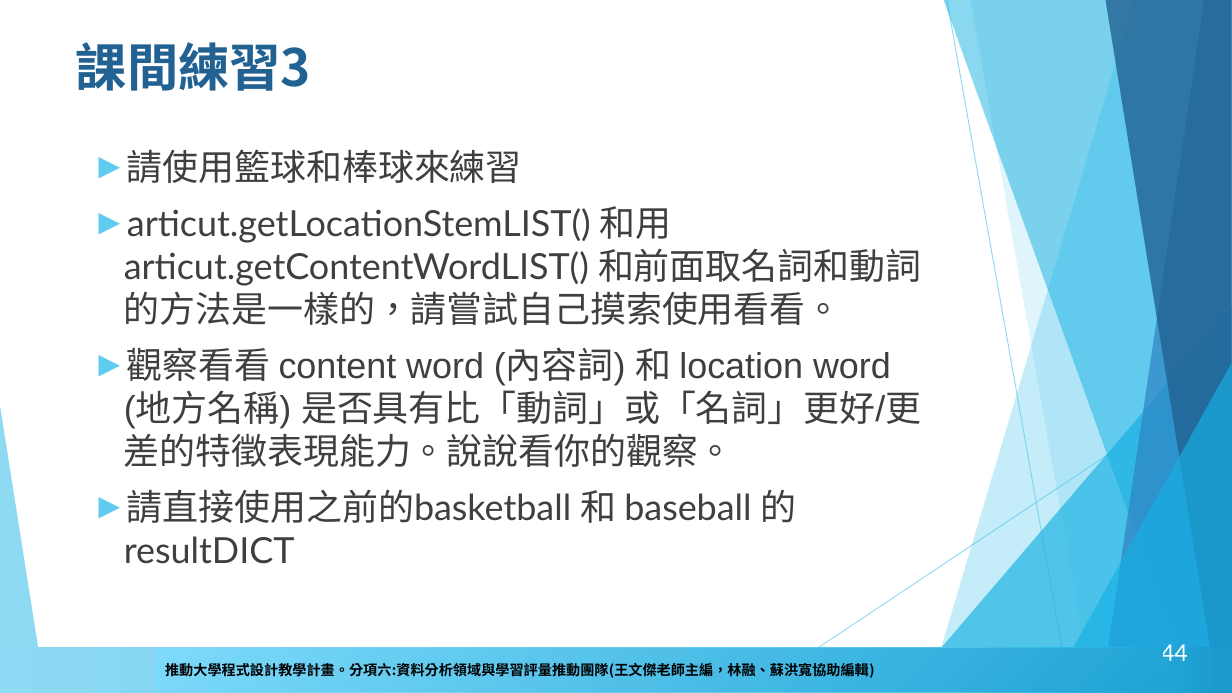
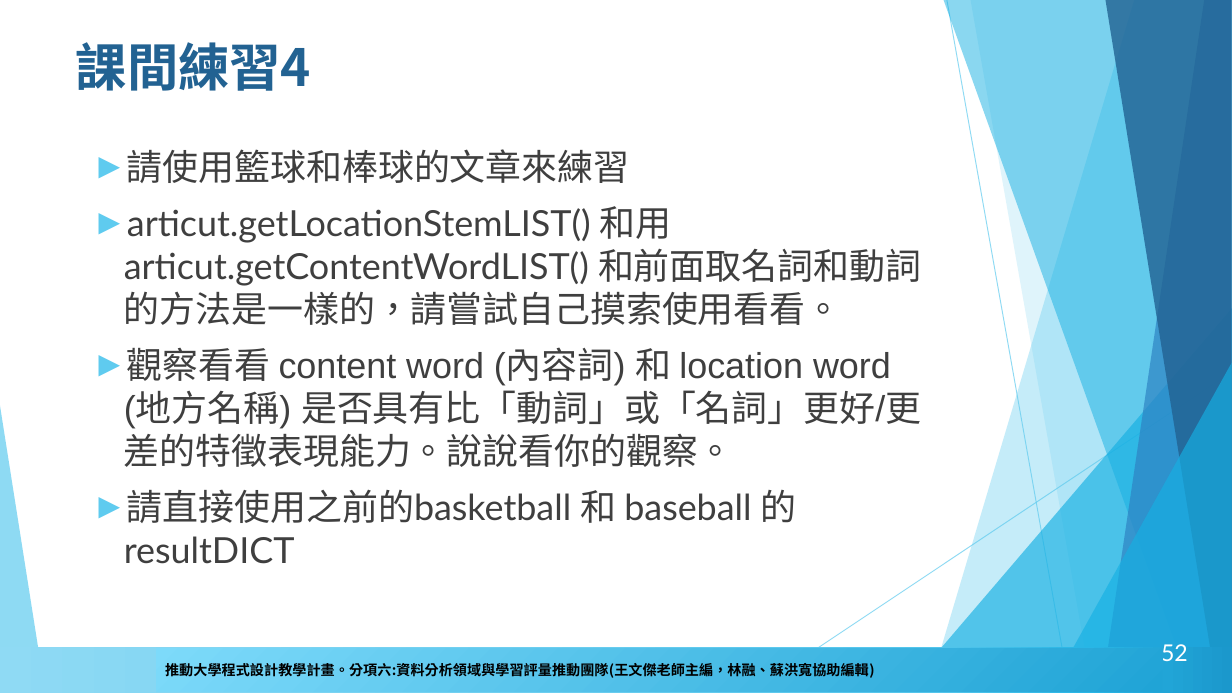
Before and after one commit to howardsukuan/textual-data-analysis-python, a slide deck: slide 52 of week02/文本分析與程式設計Week02.pptx (slide 44 before the commit). Drawn at 1232x693 pixels with LibreOffice and Linux fonts; fonts in the diff are those of the drawing; background and template pictures are left out. Boxes give left, top, right and bottom in pixels: in the first picture for what was removed or moved away, otherwise in the second. Text is boxed around its words. In the diff, an @@ line names an element or a change of style, - is before the commit and + after.

Commit message:
更新第二週TFIDF 內容和課間練習內容

```diff
--- a/week02/文本分析與程式設計Week02.pptx
+++ b/week02/文本分析與程式設計Week02.pptx
@@ title at bbox=[76, 42, 311, 91]: text changed @@
-課間練習3
+課間練習4
@@ text at bbox=[127, 149, 629, 183]: text changed @@
-► 請使用籃球和棒球來練習
+► 請使用籃球和棒球的文章來練習
@@ page number at bbox=[1161, 644, 1188, 661]: text changed @@
-44
+52
```
Also in this commit, not shown: 4 other slides changed, 8 slides added, 1 other file.
